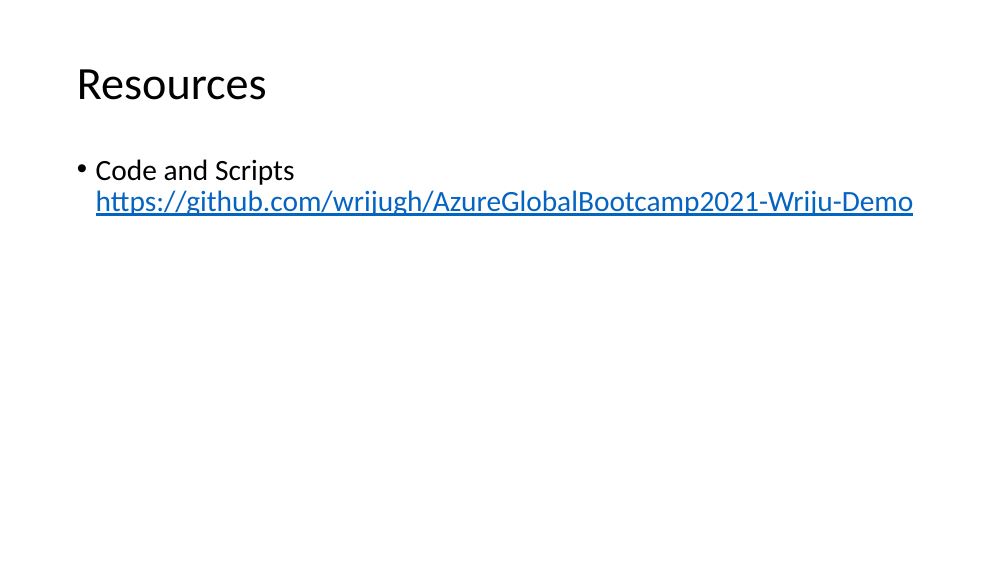
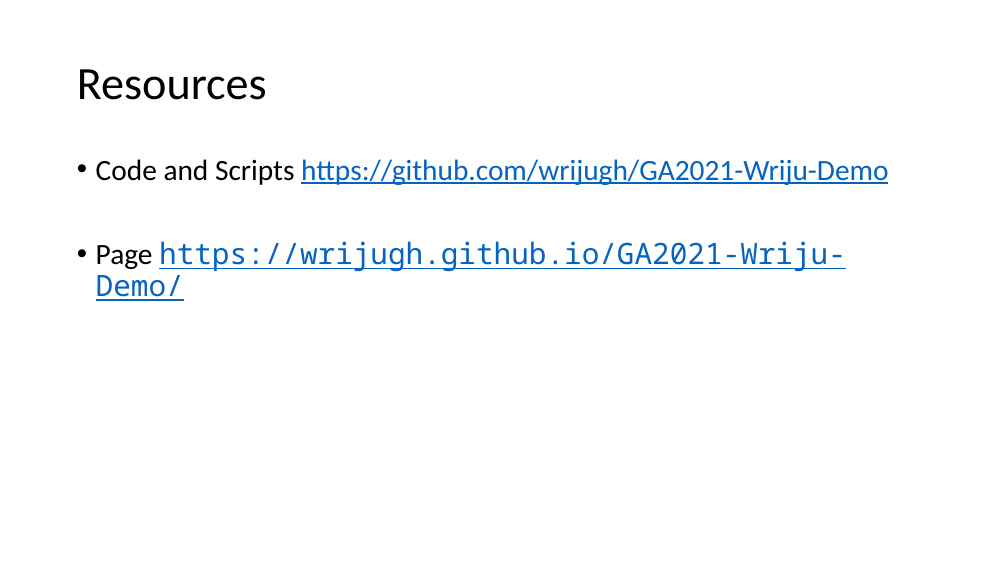
Before and after one commit to wrijugh/GA2021-Wriju-Demo, a slide deck: slide 3 of GAB2021_Wriju.pptx. Drawn at 1008x567 pixels with LibreOffice and Linux fonts; fonts in the diff are those of the drawing. Boxes give left, top, right and bottom in pixels: in the first picture for what was removed or moved away, otherwise in the second. Text is boxed around its words. In the diff, an @@ line names an element or a change of style, - is before the commit and + after.

```diff
--- a/GAB2021_Wriju.pptx
+++ b/GAB2021_Wriju.pptx
@@ text at [96, 159, 888, 301]: text changed @@
-• Code and Scripts https://github.com/wrijugh/AzureGlobalBootcamp2021-Wriju-Demo
+• Code and Scripts https://github.com/wrijugh/GA2021-Wriju-Demo
+• Page https://wrijugh.github.io/GA2021-Wriju-Demo/
```
Also in this commit, not shown: 1 slide added, 1 slide removed, 3 other files.
